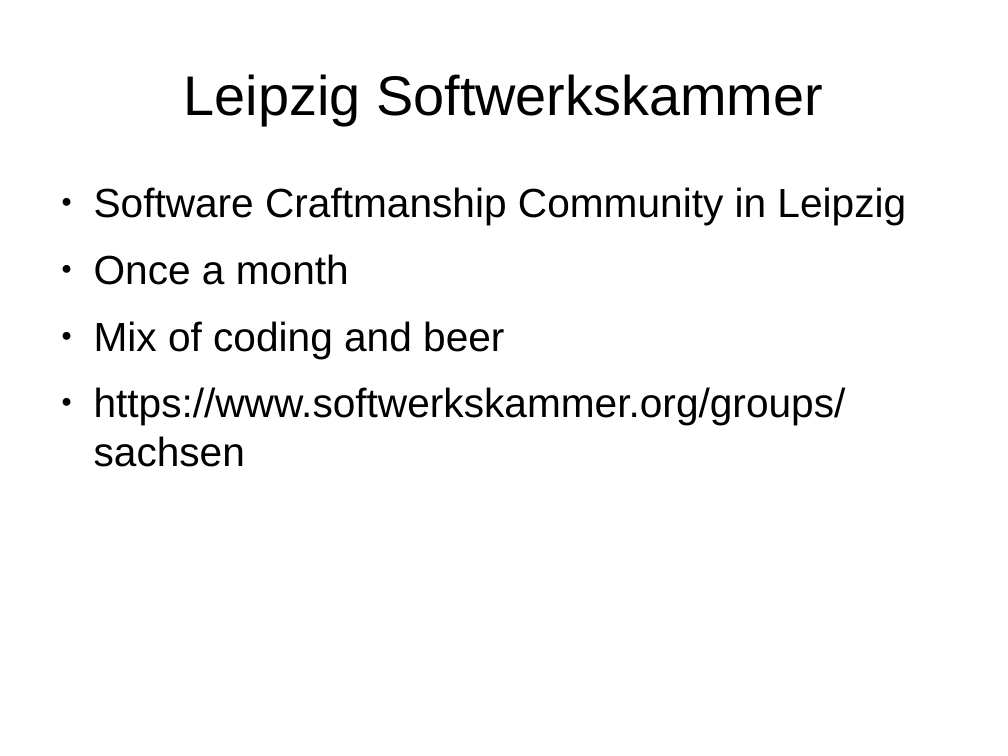
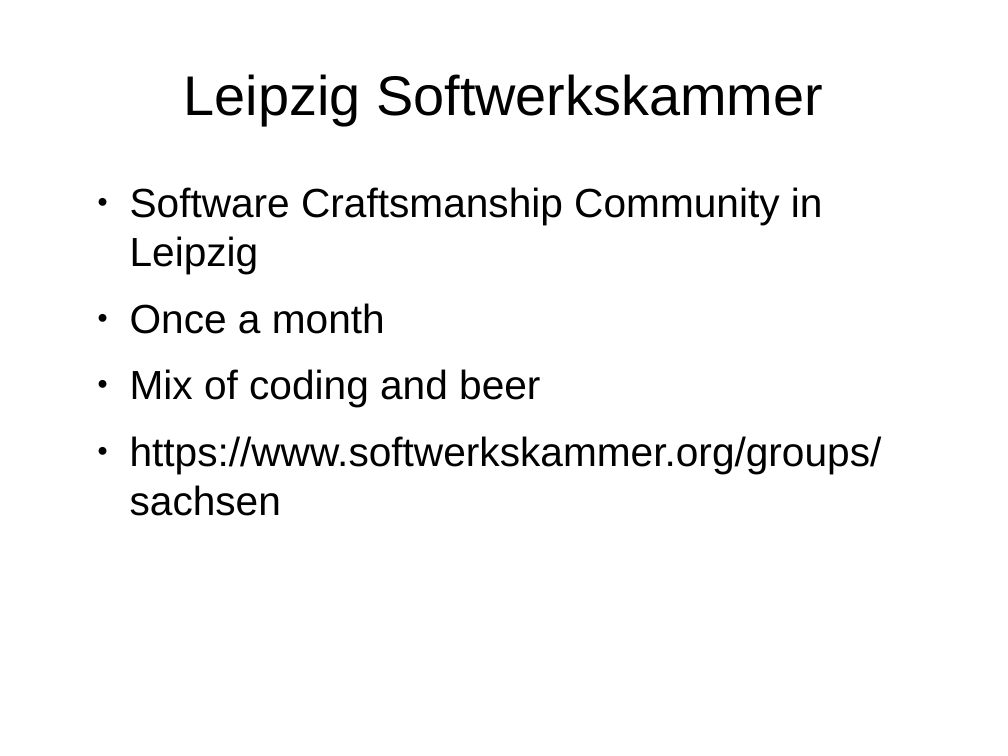
Before and after one commit to samba2/modern_c, a slide deck: slide 3 of modern_c.odp. Drawn at 1008x756 pixels with LibreOffice and Linux fonts; fonts in the diff are those of the drawing. Boxes give left, top, right and bottom in pixels: in the first picture for what was removed or moved away, otherwise in the second. Text is boxed around its words. In the diff, an @@ line names an element or a change of style, - is before the commit and + after.

```diff
--- a/modern_c.odp
+++ b/modern_c.odp
@@ text "Software Craftsmanship Community in Leipzig": place and size @@
-text "Software Craftsmanship Community in Leipzig" at [94,187,906,467]
+text "Software Craftsmanship Community in Leipzig" at [130,187,882,516]
@@ text at [130,187,823,274]: text changed @@
-● Software Craftmanship Community in Leipzig
+● Software Craftsmanship Community in Leipzig
```
Also in this commit, not shown: 28 other slides changed, 11 slides added, 7 slides removed.
